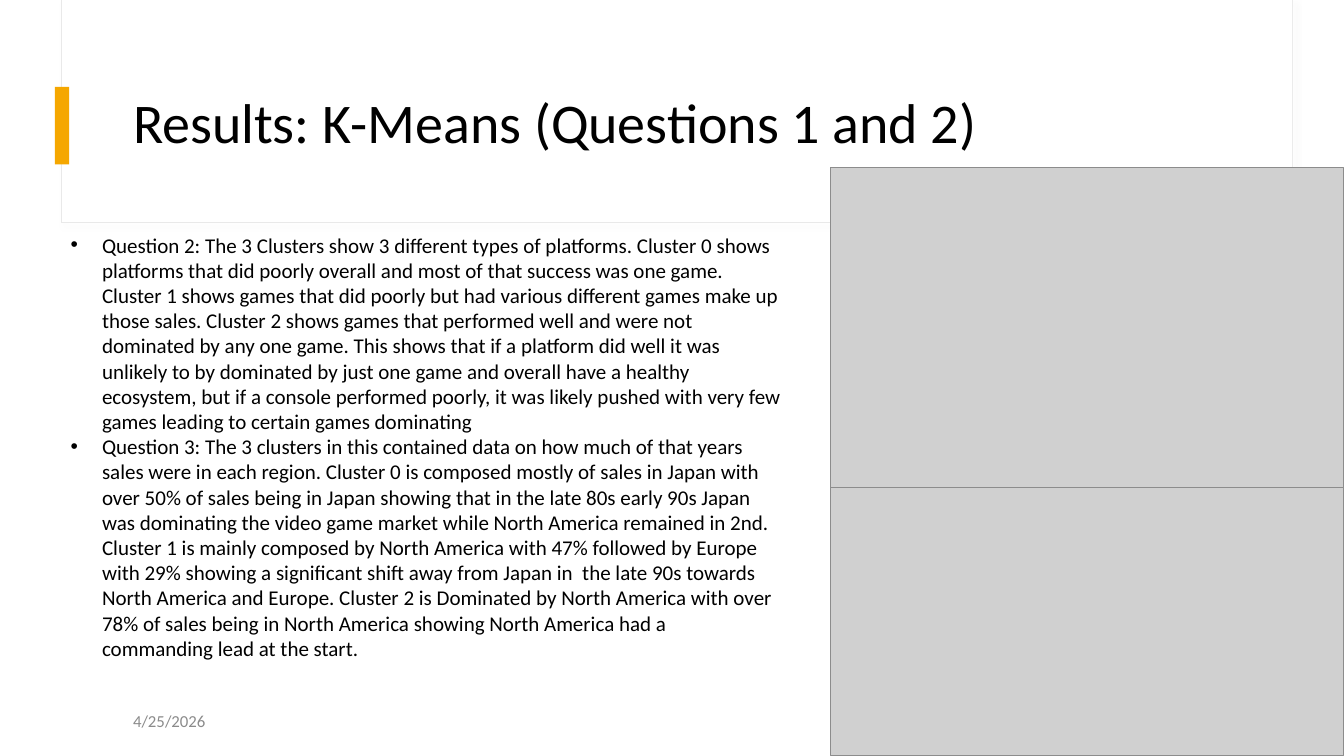
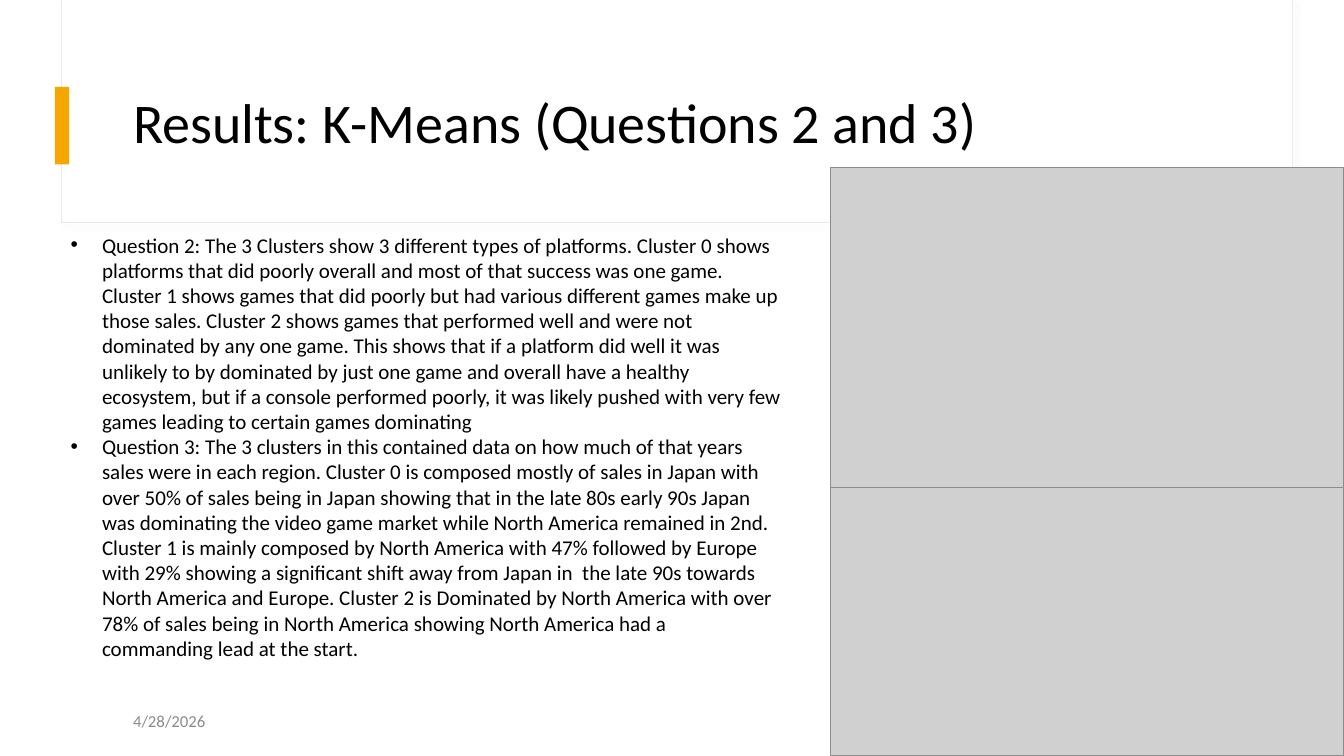
Before and after one commit to JoshuaVach/CS4412Project, a slide deck: slide 7 of docs/CS4412_Joshua_Vach_Slides.pptx. Drawn at 1344x756 pixels with LibreOffice and Linux fonts; fonts in the diff are those of the drawing; grey boxes stand for pictures. Boxes give left, top, right and bottom in pixels: in the first picture for what was removed or moved away, otherwise in the second. Text is boxed around its words. In the diff, an @@ line names an element or a change of style, - is before the commit and + after.

```diff
--- a/docs/CS4412_Joshua_Vach_Slides.pptx
+++ b/docs/CS4412_Joshua_Vach_Slides.pptx
@@ title at <box>133,102,976,151</box>: text changed @@
-Results: K-Means (Questions 1 and 2)
+Results: K-Means (Questions 2 and 3)
@@ text at <box>133,715,205,728</box>: text changed @@
-4/25/2026
+4/28/2026
```
Also in this commit, not shown: 9 other slides changed, 1 other file.
